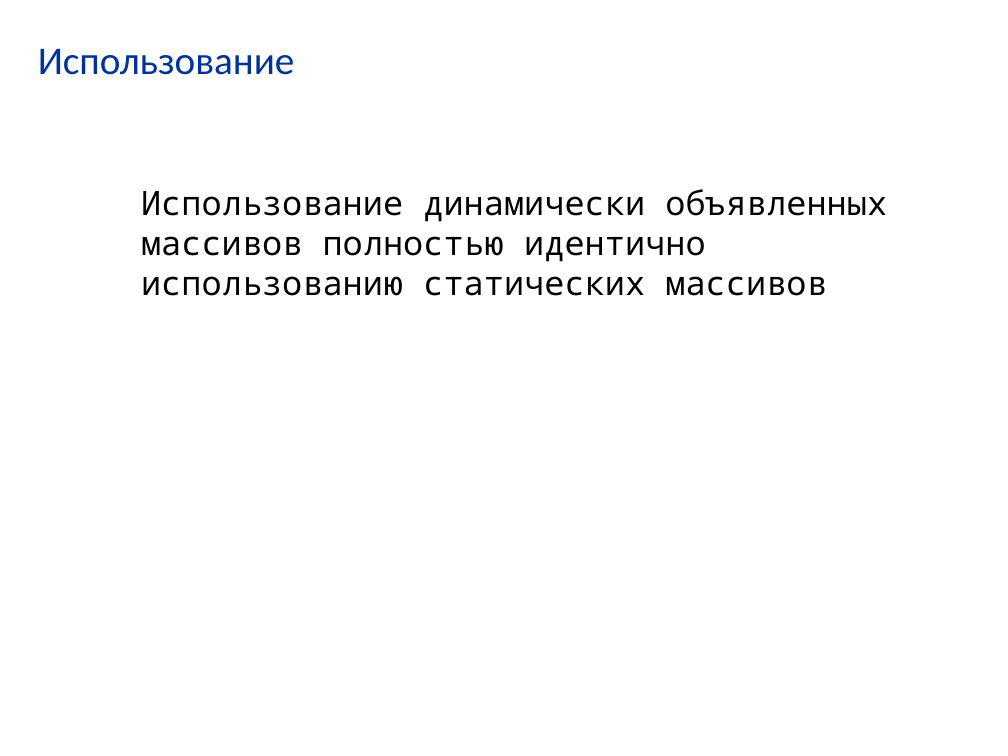
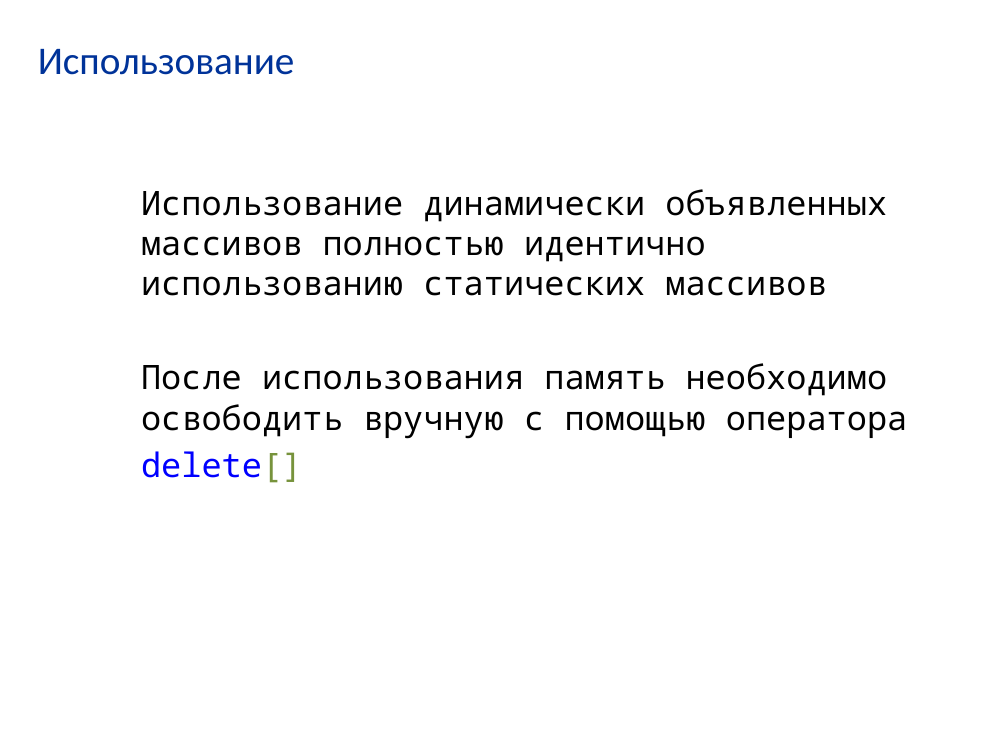
Before and after one commit to VladimirChabanov/VladimirChabanov.github.io, a slide deck: slide 26 of prog/prez/7.pptx (slide 23 before the commit). Drawn at 1008x756 pixels with LibreOffice and Linux fonts; fonts in the diff are those of the drawing. Boxes give left, top, right and bottom in pixels: in the first picture for what was removed or moved away, otherwise in the second. Text is boxed around its words. In the diff, an @@ line names an element or a change of style, - is before the commit and + after.

```diff
--- a/prog/prez/7.pptx
+++ b/prog/prez/7.pptx
@@ text at (141, 363, 908, 483): paragraphs added @@
+После использования память необходимо освободить вручную с помощью оператора
+delete[]
```
Also in this commit, not shown: 3 slides added, 5 other files.
